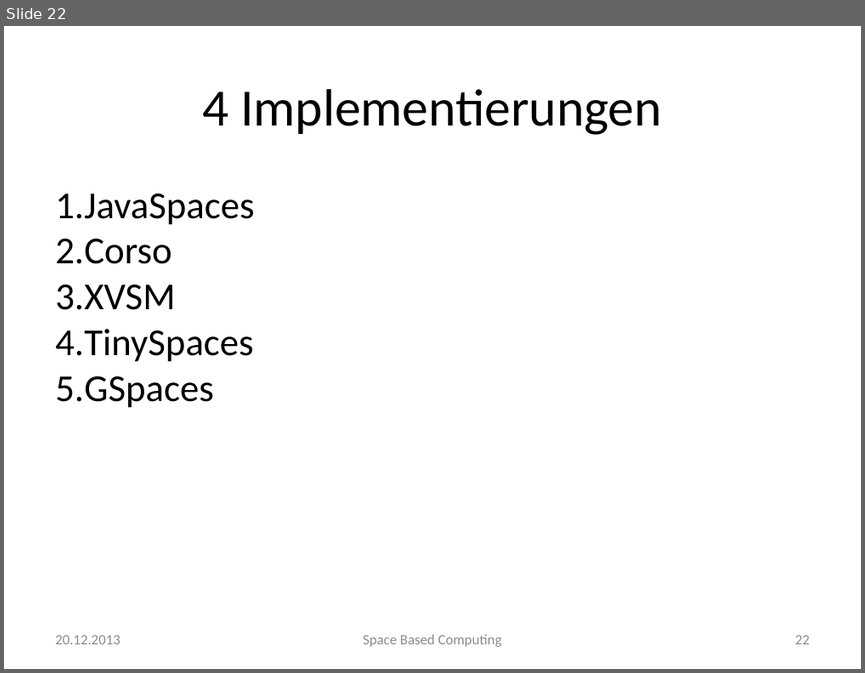
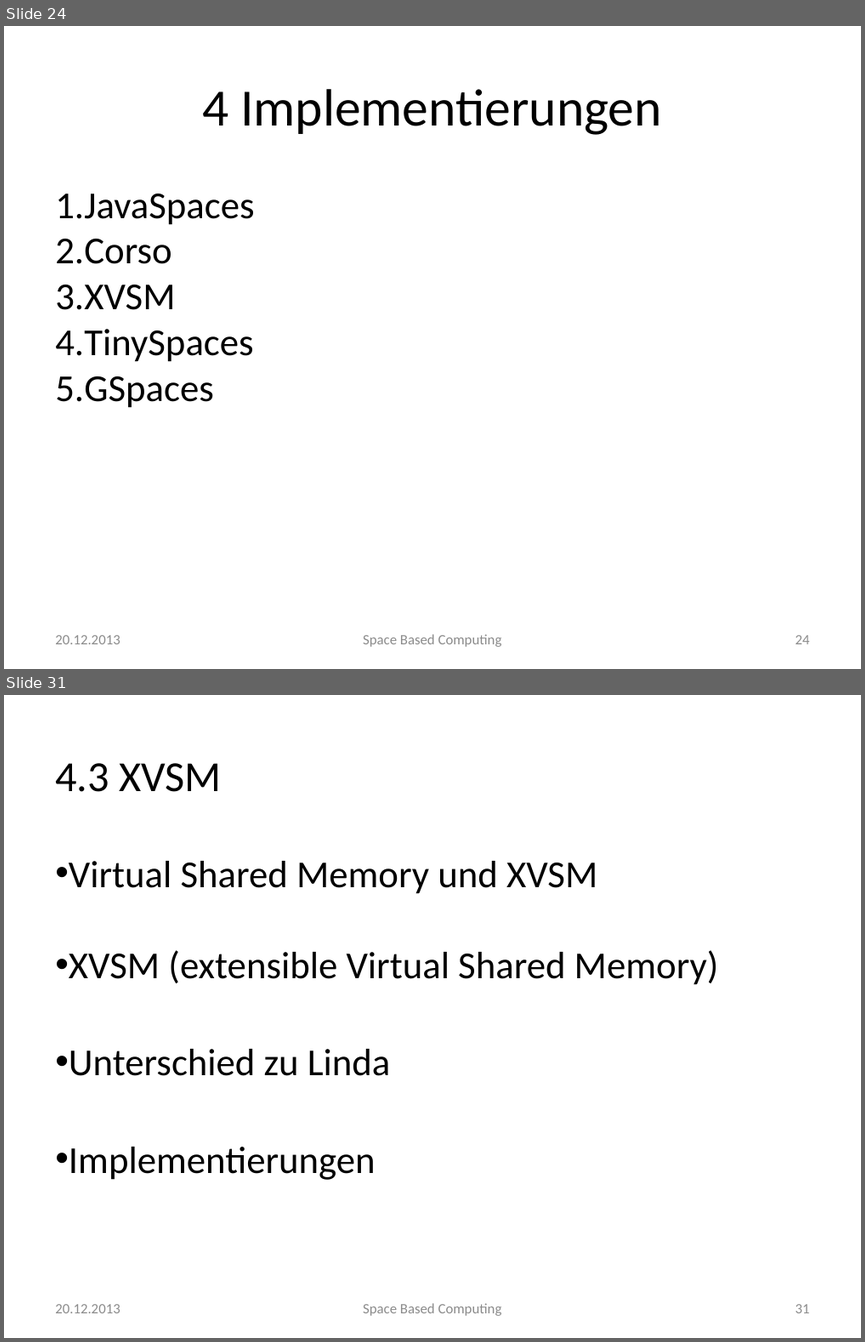
Before and after one commit to traxl/sbcAusarbeitung, a slide deck: Space Based Computing.pptx. Shown one above the other, each under a label of ours: slide 22 before the commit, slides 24 and 31 after it; the slides between them are not shown. The pictures are 865x673 and 865x1342 pixels, drawn with LibreOffice and Linux fonts; fonts in the diff are those of the drawing; background and template pictures are left out. Boxes give left, top, right and bottom in pixels: in the first picture for what was removed or moved away, otherwise in the second. Text is boxed around its words. In the diff, an @@ line names an element or a change of style, - is before the commit and + after.

```diff
--- a/Space Based Computing.pptx
+++ b/Space Based Computing.pptx
@@ slide 31 added at bbox=[4, 695, 861, 1338], background picture (left out) @@
@@ text added at bbox=[55, 763, 222, 792], 36 pt, text #000000 @@
+4.3 XVSM
@@ text added at bbox=[69, 861, 719, 1179], 32 pt, text #000000 @@
+• Virtual Shared Memory und XVSM
+• XVSM (extensible Virtual Shared Memory)
+• Unterschied zu Linda
+• Implementierungen
@@ text added at bbox=[55, 1304, 120, 1313], 12 pt, text #8B8B8B @@
+20.12.2013
@@ text added at bbox=[363, 1303, 502, 1315], 12 pt, text #8B8B8B @@
+Space Based Computing
@@ page number added at bbox=[795, 1304, 810, 1313], 12 pt, text #8B8B8B @@
+31
@@ what was slide 22 is now slide 24 @@
@@ page number at bbox=[795, 635, 810, 644]: text changed @@
-22
+24
```
Also in this commit, not shown: 12 slides changed, 5 other slides added, 2 other files.
